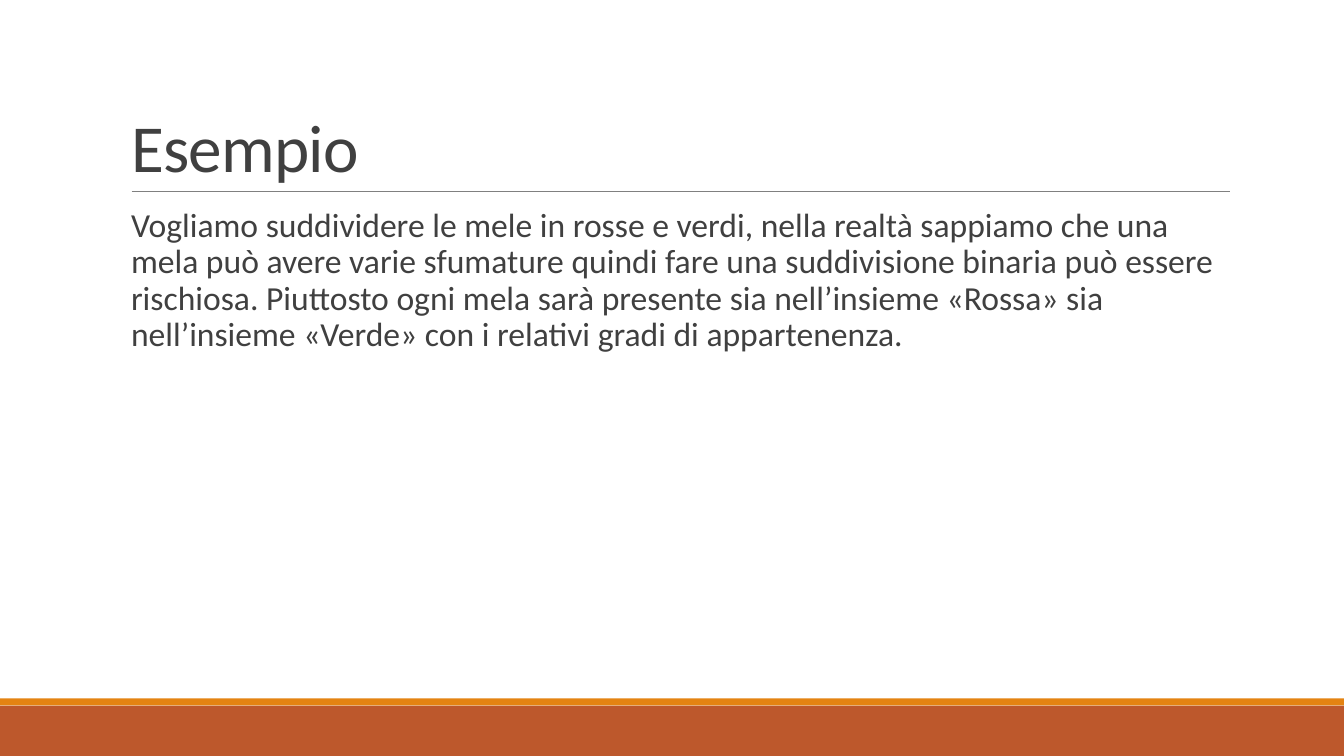
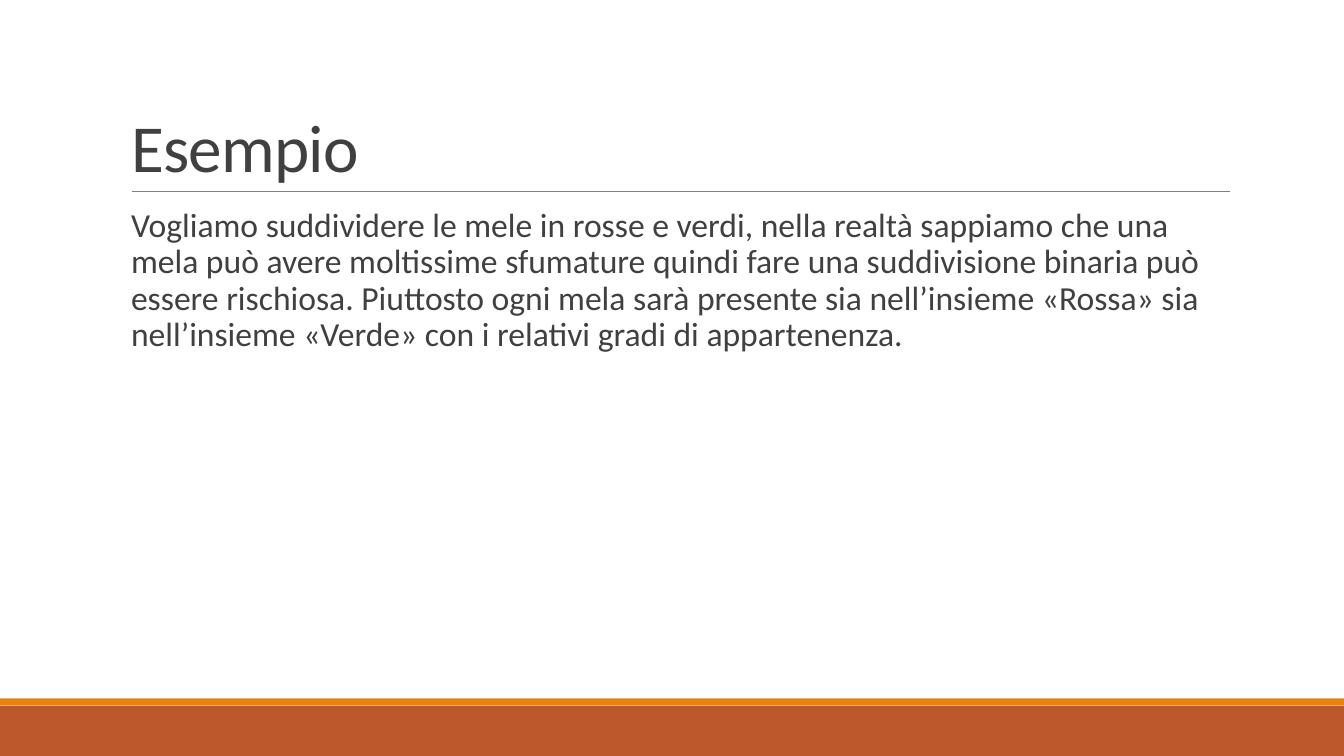
Before and after one commit to Gallo00/progettoDM, a slide deck: slide 13 of relazione.pptx. Drawn at 1344x756 pixels with LibreOffice and Linux fonts; fonts in the diff are those of the drawing. Boxes give left, top, right and bottom in pixels: in the first picture for what was removed or moved away, otherwise in the second. Text is boxed around its words. In the diff, an @@ line names an element or a change of style, - is before the commit and + after.

Commit message:
alcune correzioni nella relazione

```diff
--- a/relazione.pptx
+++ b/relazione.pptx
@@ text at <box>131,213,1199,352</box>: text changed @@
-  Vogliamo suddividere le mele in rosse e verdi, nella realtà sappiamo che una mela può avere varie sfumature quindi fare una suddivisione binaria può essere rischiosa. Piuttosto ogni mela sarà presente sia nell’insieme «Rossa» sia nell’insieme «Verde» con i relativi gradi di appartenenza.
+  Vogliamo suddividere le mele in rosse e verdi, nella realtà sappiamo che una mela può avere moltissime sfumature quindi fare una suddivisione binaria può essere rischiosa. Piuttosto ogni mela sarà presente sia nell’insieme «Rossa» sia nell’insieme «Verde» con i relativi gradi di appartenenza.
```
Also in this commit, not shown: 6 other slides changed, 6 other files.
